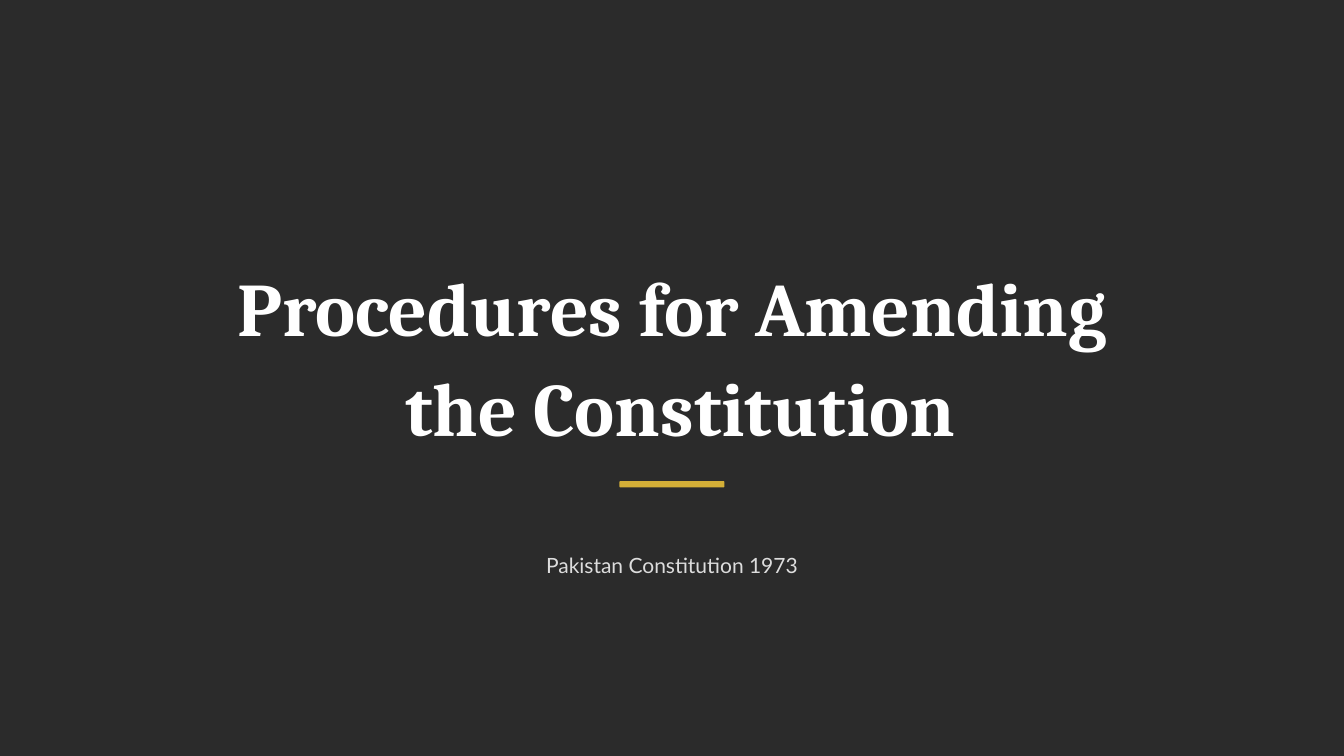
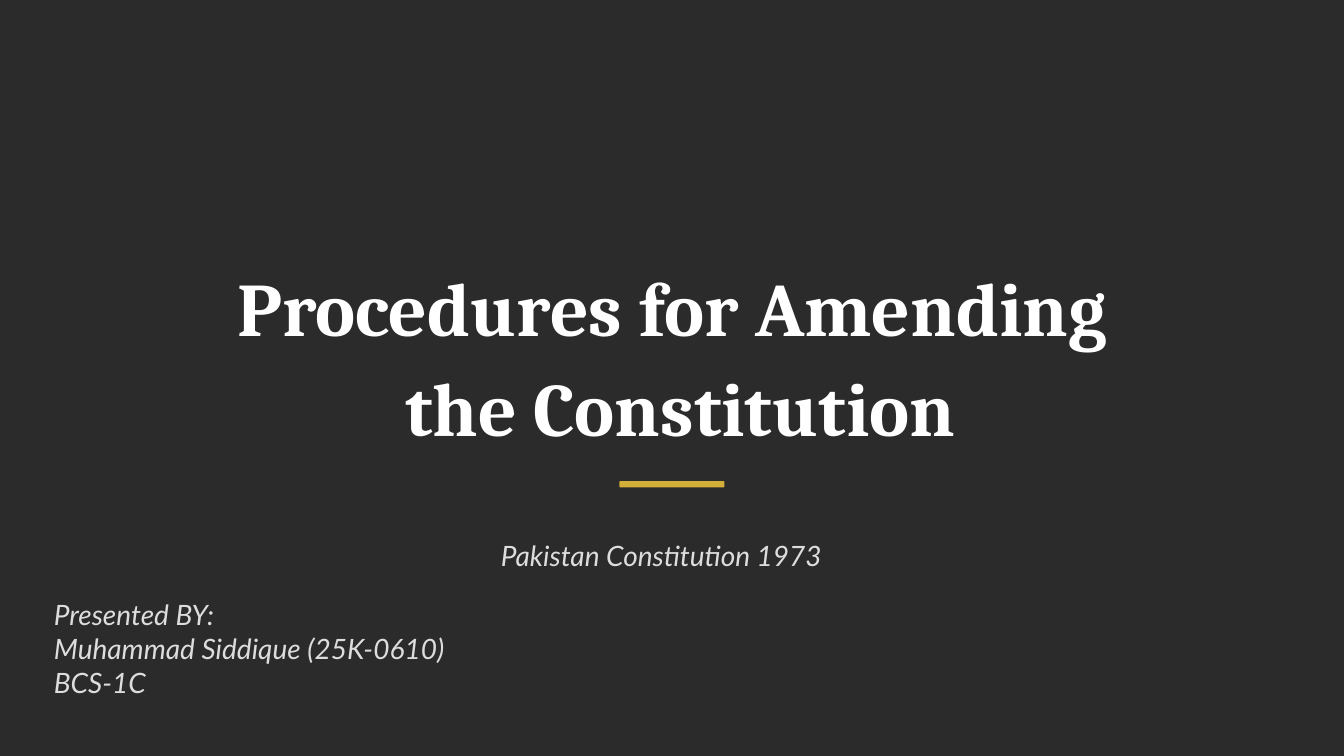
Before and after one commit to MediaHouseBlog/ICP-Presentation, a slide deck: slide 1 of (ICP Presentation)Procedures for Amending the Constitution.pptx. Drawn at 1344x756 pixels with LibreOffice and Linux fonts; fonts in the diff are those of the drawing; background and template pictures are left out; a plain dark background stands for a picture behind light text. Boxes give left, top, right and bottom in pixels: in the first picture for what was removed or moved away, otherwise in the second. Text is boxed around its words. In the diff, an @@ line names an element or a change of style, - is before the commit and + after.

```diff
--- a/(ICP Presentation)Procedures for Amending the Constitution.pptx
+++ b/(ICP Presentation)Procedures for Amending the Constitution.pptx
@@ text "Pakistan Constitution 1973": place and size @@
-text "Pakistan Constitution 1973" at [546,557,798,573]
+text "Pakistan Constitution 1973" at [501,545,822,566]
@@ text "Pakistan Constitution 1973" at [501,545,822,566]: size 15 to 20 pt, italic on @@
@@ text added at [54,604,444,693], 20 pt, text #DDDDDD, italic @@
+Presented BY:
+Muhammad Siddique (25K-0610)
+BCS-1C
```
Also in this commit, not shown: 2 other slides changed.
